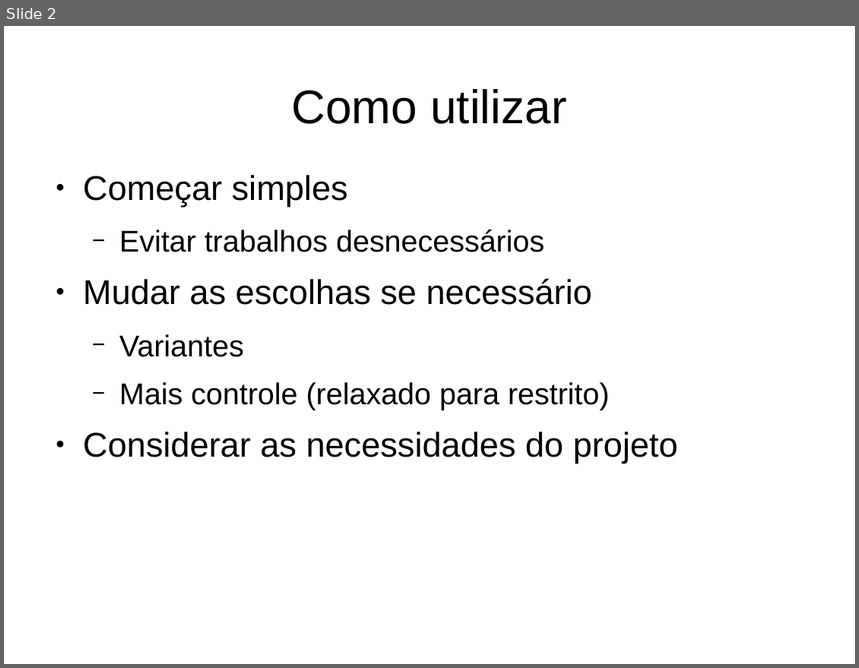
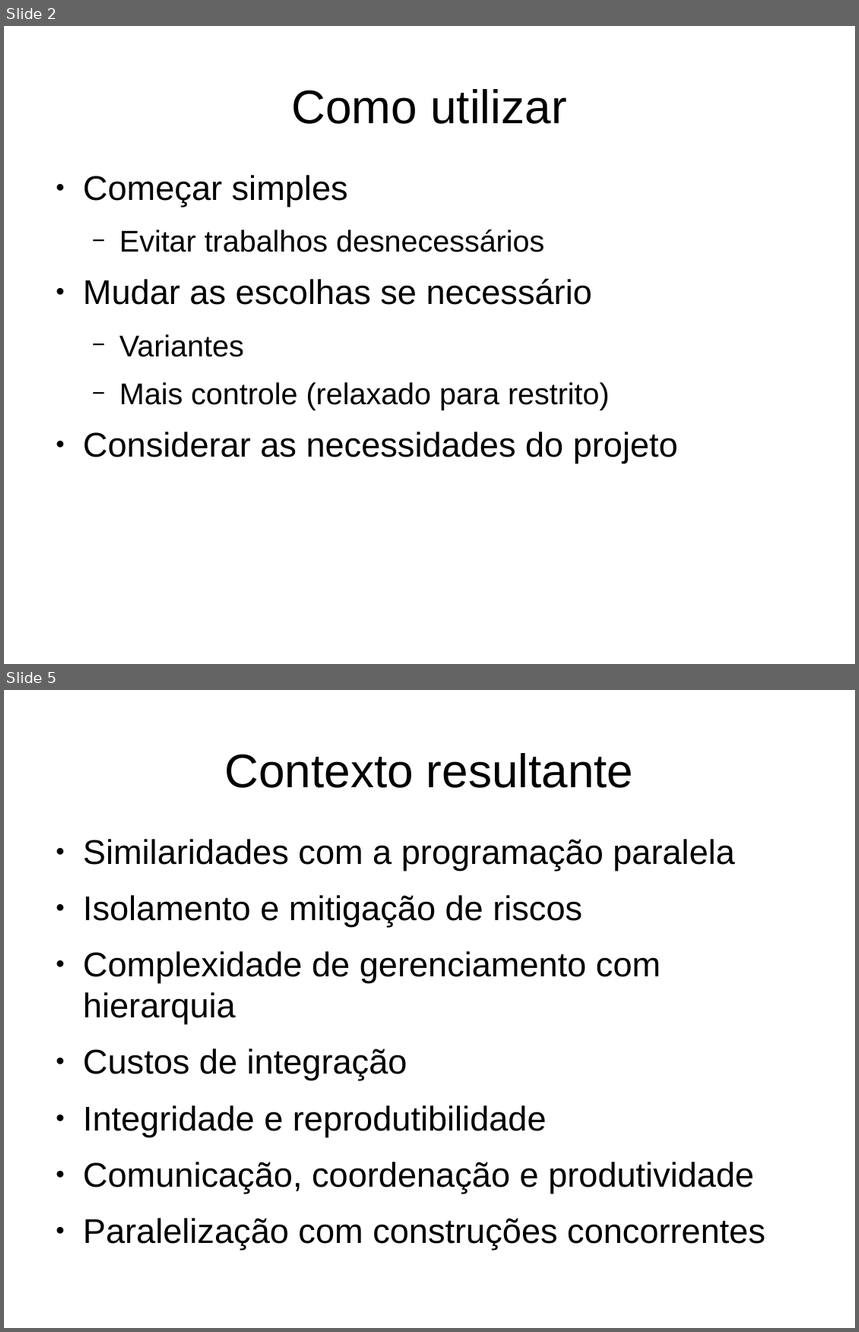
Before and after one commit to gtessa/gc20131_leitura_5, a slide deck: Final.odp. Shown one above the other, each under a label of ours: slide 2 before the commit, slides 2 and 5 after it; the slides between them are not shown. The pictures are 859x668 and 859x1332 pixels, drawn with LibreOffice and Linux fonts; fonts in the diff are those of the drawing. Boxes give left, top, right and bottom in pixels: in the first picture for what was removed or moved away, otherwise in the second. Text is boxed around its words. In the diff, an @@ line names an element or a change of style, - is before the commit and + after.

```diff
--- a/Final.odp
+++ b/Final.odp
@@ slide 5 added at [4,690,855,1328], background #FFFFFF @@
@@ title added at [224,753,633,788], 44 pt, text #000000 @@
+Contexto resultante
@@ text added at [83,839,766,1250], 32 pt, text #000000 @@
+● Similaridades com a programação paralela
+● Isolamento e mitigação de riscos
+● Complexidade de gerenciamento com hierarquia
+● Custos de integração
+● Integridade e reprodutibilidade
+● Comunicação, coordenação e produtividade
+● Paralelização com construções concorrentes
```
Also in this commit, not shown: 1 slide changed, 2 other slides added.
